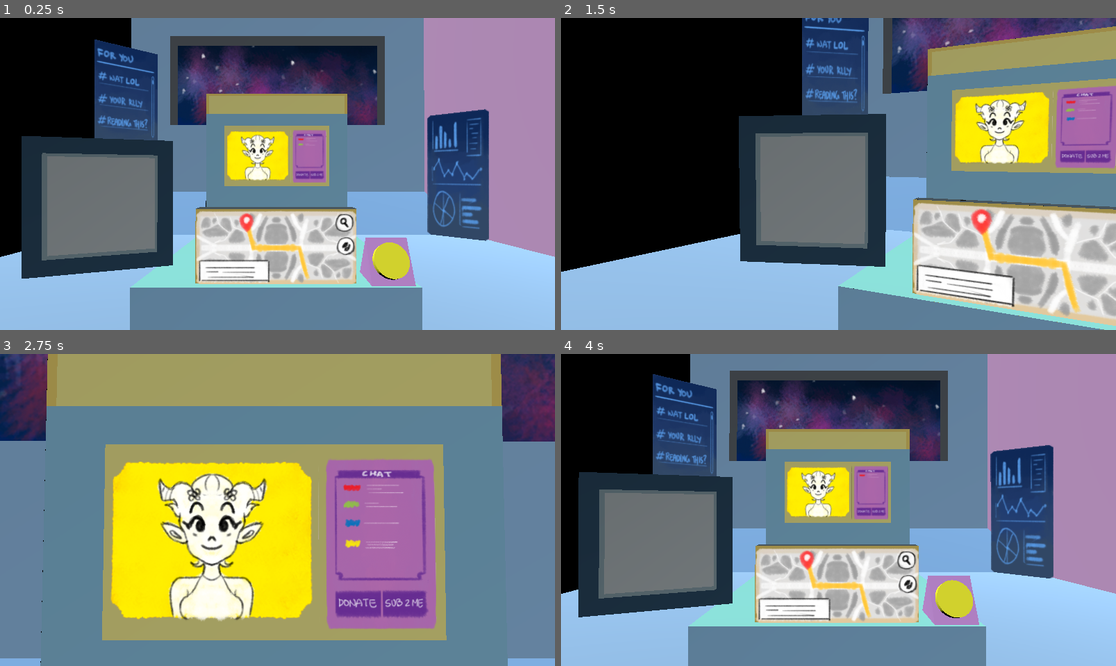
Above: before the commit, frames 1-4 (two rows, left to right).
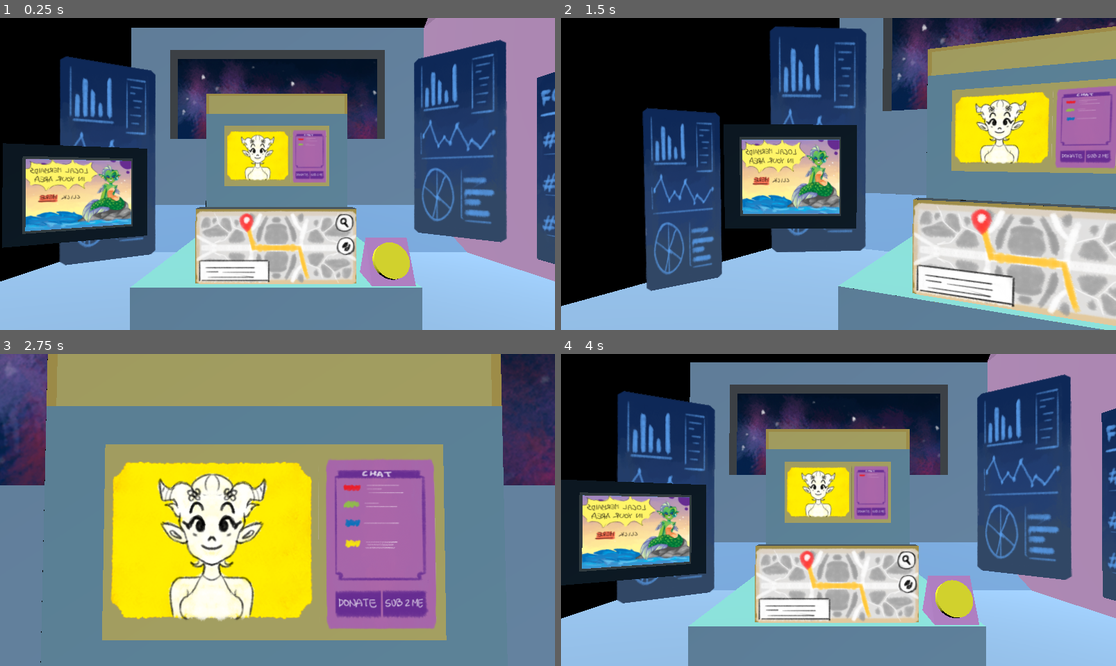
Above: after the commit, the same moments.

Repository: ATTOCORRECT/PianoVirus-ProjectFiles
Game: Godot game, scene res://Scenes/game.tscn
Same seed, same stepped clock (60 frames per second), same inputs: the game is played once before the commit and once after it.
Inputs (mouse positions are in pixels of both pictures, inside the frame that each line leads up to):
- Up to frame 1 (0.25 s): no input
- Up to frame 2 (1.5 s): tap Enter at 0.5 s; move the mouse to (960, 158) at 0.52 s; hold S (look_down) 0.53-1.28 s; click (960, 158) at 0.67 s; move the mouse to (727, 189) at 1.27 s; tap A (look_left) at 1.35 s; click (727, 189) at 1.42 s
- Up to frame 3 (2.75 s): move the mouse to (333, 441) at 2.02 s; hold D (look_right) from 2.03 s (still down); click (333, 441) at 2.17 s
- Up to frame 4 (4 s): move the mouse to (810, 572) at 2.77 s; release D (look_right) at 2.78 s; tap W (look_up) at 2.85 s; click (810, 572) at 2.92 s; tap Space at 3.5 s; move the mouse to (1005, 556) at 3.52 s; hold S (look_down) from 3.53 s (still down); click (1005, 556) at 3.67 s

The runs differ from the first frame. In frame 1, 36% of the frame differs, in the area x 0-100%, y 0-85%; in frame 2, 29%; in frame 3, 6.4%; in frame 4, 36%.

Commit message:
Good For Test

Diff:
--- /dev/null
+++ b/just_space_things_godot/Assets/Models/AdScreen/Ad_screen.tscn
@@ -0,0 +1,16 @@
+[gd_scene load_steps=3 format=3 uid="uid://qwlne3knpejv"]
+
+[ext_resource type="PackedScene" uid="uid://cn66ctg0in2ox" path="res://Assets/Models/AdScreen/JST_Prototype AdScreen.gltf" id="1_odvtg"]
+[ext_resource type="Texture2D" uid="uid://du6rl2rj4juj4" path="res://Assets/Sprites/Ads/AD2.png" id="2_k3p1o"]
+
+[node name="blockbench_export" instance=ExtResource("1_odvtg")]
+
+[node name="Node" parent="." index="0"]
+transform = Transform3D(1, 0, 0, 0, 0.785, 0, 0, 0, 1, 0, 0, 0)
+
+[node name="cuboid" parent="Node" index="0"]
+transform = Transform3D(1, 0, 0, 0, -4.37114e-08, 1, 0, -1, -4.37114e-08, 0, 0, 0)
+
+[node name="Sprite3D" type="Sprite3D" parent="." index="1"]
+transform = Transform3D(0.11, 0, 0, 0, 0.11, 0, 0, 0, 0.11, 0, 0.0474722, -0.109994)
+texture = ExtResource("2_k3p1o")
--- a/just_space_things_godot/Scenes/game.tscn
+++ b/just_space_things_godot/Scenes/game.tscn
@@ -1,7 +1,7 @@
 [gd_scene load_steps=8 format=3 uid="uid://bcs17a4kflpae"]
 
 [ext_resource type="PackedScene" uid="uid://deoqenkjkbrit" path="res://Scenes/Player/player.tscn" id="1_2w8ir"]
-[ext_resource type="PackedScene" uid="uid://cn66ctg0in2ox" path="res://Assets/Models/AdScreen/JST_Prototype AdScreen.gltf" id="2_6wh14"]
+[ext_resource type="PackedScene" uid="uid://qwlne3knpejv" path="res://Assets/Models/AdScreen/Ad_screen.tscn" id="3_s0jmq"]
 [ext_resource type="Texture2D" uid="uid://v8157m3bux8e" path="res://Assets/Sprites/SPACEBACKGROUND.png" id="5_tmoeb"]
 [ext_resource type="Texture2D" uid="uid://dcnv010tfcmlw" path="res://Assets/Sprites/TREND BACKGROUND.png" id="6_md78i"]
 [ext_resource type="PackedScene" uid="uid://cuy3iisp0goct" path="res://Scenes/Panels/Console & Map/console_and_map.tscn" id="7_ixr3o"]
@@ -29,27 +29,35 @@
 
 [node name="ScreenModels" type="Node" parent="."]
 
-[node name="AdScreen" parent="ScreenModels" instance=ExtResource("2_6wh14")]
-transform = Transform3D(-0.948964, 0, -0.315384, 0, 1, 0, 0.315384, 0, -0.948964, -0.860765, -0.203858, -1.5251)
-
 [node name="Console and Map" parent="ScreenModels" instance=ExtResource("7_ixr3o")]
 transform = Transform3D(1, 0, 0, 0, 1, 0, 0, 0, 1, -0.00661993, -0.808399, -2.29502)
 
+[node name="blockbench_export" parent="ScreenModels" instance=ExtResource("3_s0jmq")]
+transform = Transform3D(-0.891394, 0, -0.453228, 0, 1, 0, 0.453228, 0, -0.891394, -1.07074, -0.145499, -1.65935)
+
 [node name="ShipBackground" parent="." instance=ExtResource("8_bmx4a")]
-transform = Transform3D(-3.0402e-07, 0, 5.10061, 0, 5.14956, 0, -5.10061, 0, -3.0402e-07, 0.0013454, -1.07215, -1.74178)
+transform = Transform3D(-3.0402e-07, 0, 5.10061, 0, 5.14956, 0, -5.10061, 0, -3.0402e-07, 0.0013454, -1.29726, -1.74178)
 
 [node name="Sprites" type="Node" parent="."]
 
 [node name="BG" type="Sprite3D" parent="Sprites"]
-transform = Transform3D(2, 0, 0, 0, 2, 0, 0, 0, 2, 0, 8.32304, -28.5509)
+transform = Transform3D(2, 0, 0, 0, 2, 0, 0, 0, 2, 0, 6.32013, -28.5509)
 texture = ExtResource("5_tmoeb")
 
 [node name="Analytics" type="Sprite3D" parent="Sprites"]
-transform = Transform3D(0.154165, 0, -0.127409, 0, 0.2, 0, 0.127409, 0, 0.154165, 1.69928, -5.96046e-08, -2.8421)
+transform = Transform3D(0.231247, 0, -0.191114, 0, 0.3, 0, 0.191114, 0, 0.231247, 1.69928, 0.300104, -2.8421)
 texture = ExtResource("7_ln4ss")
 
 [node name="Trend" type="Sprite3D" parent="Sprites"]
-transform = Transform3D(0.15766, 0, 0.123058, 0, 0.2, 0, -0.123058, 0, 0.15766, -1.33765, 0.719083, -2.67152)
+transform = Transform3D(0.0343875, 0, -0.298023, 0, 0.3, 0, 0.298023, 0, 0.0343875, 1.85843, 0.0457382, -1.71108)
 texture = ExtResource("6_md78i")
 
+[node name="Analytics2" type="Sprite3D" parent="Sprites"]
+transform = Transform3D(0.257658, 0, 0.153662, 0, 0.3, 0, -0.153662, 0, 0.257658, -1.51241, 0.123012, -2.71801)
+texture = ExtResource("7_ln4ss")
+
+[node name="Analytics3" type="Sprite3D" parent="Sprites"]
+transform = Transform3D(0.0847166, 0, 0.181171, 0, 0.2, 0, -0.181171, 0, 0.0847166, -2.1066, -0.28385, -1.91011)
+texture = ExtResource("7_ln4ss")
+
 [editable path="Player"]
Binary file added: just_space_things_godot/Assets/Sprites/Ads/AD1.png
Not shown, added: just_space_things_godot/Assets/Sprites/Ads/AD1.png.import
Binary file added: just_space_things_godot/Assets/Sprites/Ads/AD2.png
Not shown, added: just_space_things_godot/Assets/Sprites/Ads/AD2.png.import
